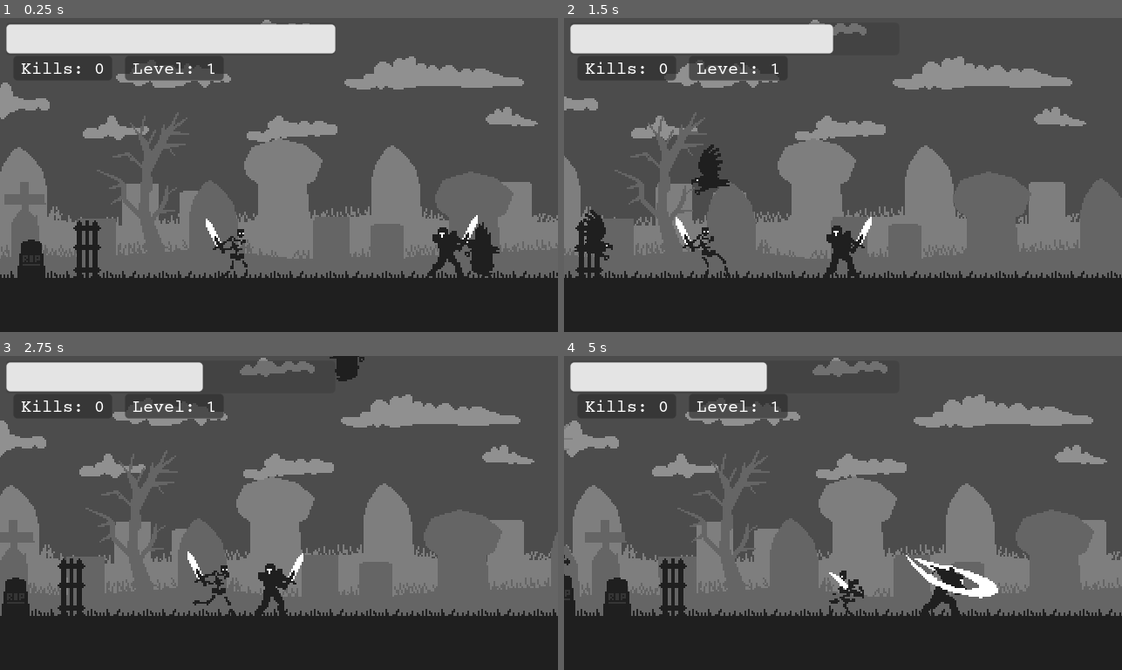
Above: before the commit, frames 1-4 (two rows, left to right).
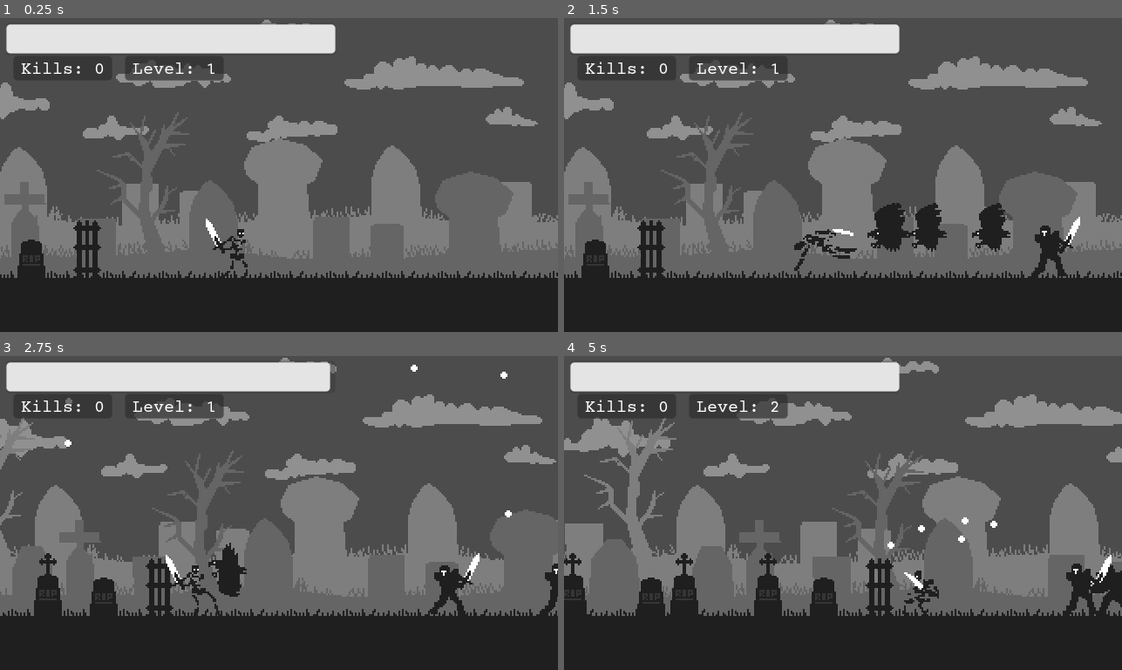
Above: after the commit, the same moments.

Repository: dw3nt/hb-grave-in-godot
Game: Godot game, scene res://Graveyard.tscn
The game is run twice, just before and just after one commit, with the same random seed, the same clock (stepped at 60 frames per second) and the same inputs.
Inputs:
- Up to frame 1 (0.25 s): no input
- Up to frame 2 (1.5 s): hold D (move_right) 0.53-1.28 s; tap K (attack) at 0.6 s; hold A (move_left) from 1.28 s (still down); tap Space (roll) at 1.35 s
- Up to frame 3 (2.75 s): release A (move_left) at 2.03 s; hold D (move_right) from 2.03 s (still down); tap K (attack) at 2.1 s
- Up to frame 4 (5 s): tap Space (roll) at 2.85, 4.35 s; release D (move_right) at 3.53 s; hold A (move_left) from 3.53 s (still down); tap K (attack) at 3.6 s

The runs differ from the first frame. In frame 1, 1.2% of the frame differs, in the area x 76-90%, y 62-83%; in frame 2, 27%; in frame 3, 31%; in frame 4, 32%, in the area x 0-100%, y 0-83%.

Commit message:
basic enemy spawning framework

Diff:
--- a/Graveyard.gd
+++ b/Graveyard.gd
@@ -1,4 +1,18 @@
 extends Node
+
+const MAX_ENEMY_COUNT = 5
+
+onready var enemies = [ load("res://Knight.tscn"), load("res://Crow.tscn"), load("res://Crow.tscn") ]
 
 func _ready():
 	randomize()
+
+
+func _process(delta):
+	var enemyCount = $Enemies.get_child_count()
+
+	if enemyCount < MAX_ENEMY_COUNT:
+		var enemy = enemies[randi() % enemies.size()].instance()
+		enemy.global_position = $Skeleton.global_position
+		enemy.global_position.x += rand_range(200, 300)
+		$Enemies.add_child(enemy)
--- a/Graveyard.tscn
+++ b/Graveyard.tscn
@@ -8,9 +8,8 @@
 [ext_resource path="res://assets/sprites/environment/s_wall.png" type="Texture" id=6]
 [ext_resource path="res://Tombstone.tscn" type="PackedScene" id=7]
 [ext_resource path="res://Knight.tscn" type="PackedScene" id=8]
-[ext_resource path="res://Crow.tscn" type="PackedScene" id=9]
-[ext_resource path="res://Skeleton.tscn" type="PackedScene" id=10]
-[ext_resource path="res://UI.tscn" type="PackedScene" id=11]
+[ext_resource path="res://Skeleton.tscn" type="PackedScene" id=9]
+[ext_resource path="res://UI.tscn" type="PackedScene" id=10]
 
 [node name="Graveyard" type="Node"]
 script = ExtResource( 1 )
@@ -111,22 +110,15 @@
 [node name="Enemies" type="Node2D" parent="."]
 
 [node name="Knight" parent="Enemies" instance=ExtResource( 8 )]
-position = Vector2( 236, 136 )
-
-[node name="Crow" parent="Enemies" instance=ExtResource( 9 )]
-position = Vector2( -168, 144 )
-
-[node name="Crow2" parent="Enemies" instance=ExtResource( 9 )]
-position = Vector2( 272, 144 )
+position = Vector2( 320, 136 )
 
 [node name="Experience" type="Node" parent="."]
 
-[node name="Skeleton" parent="." instance=ExtResource( 10 )]
+[node name="Skeleton" parent="." instance=ExtResource( 9 )]
 position = Vector2( 96, 136 )
 
-[node name="UI" parent="." instance=ExtResource( 11 )]
+[node name="UI" parent="." instance=ExtResource( 10 )]
 
-[connection signal="tree_exited" from="Enemies/Knight" to="Skeleton" method="_on_Knight_tree_exited"]
 [connection signal="hp_changed" from="Skeleton" to="UI" method="_on_Skeleton_hp_changed"]
 [connection signal="kills_changed" from="Skeleton" to="UI" method="_on_Skeleton_kills_changed"]
 [connection signal="level_changed" from="Skeleton" to="UI" method="_on_Skeleton_level_changed"]
--- a/Skeleton.gd
+++ b/Skeleton.gd
@@ -178,11 +178,6 @@
 			state = State.MOVE
 
 
-func _on_Knight_tree_exited():
-	kills += 1
-	emit_signal("kills_changed", kills)
-
-
 func _on_ExpCollect_area_entered(area):
 	if area.is_in_group("exp_orb"):
 		experience += area.amount
Not shown: 1 places in Graveyard.tscn that only renumber resources
